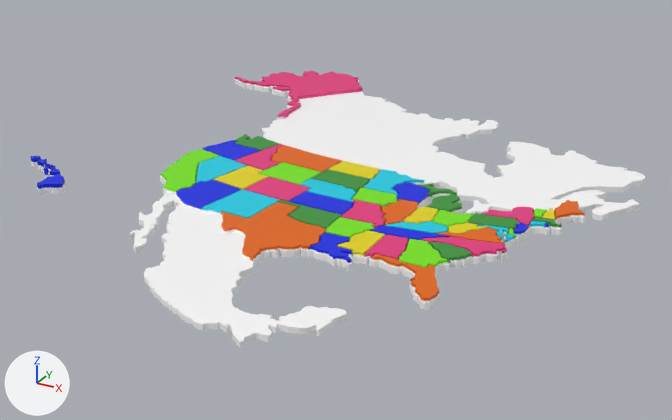
The Blender file Assets/3D_Models/Map.blend: old version first, new version second.
Before and after are seen from a camera (50 mm lens) standing at (43.8, -76.8, 39.5) and looking at (-3.1, 8.5, -3.1). Arrows for +X, +Y and +Z are at lower left; the lights stay in place.
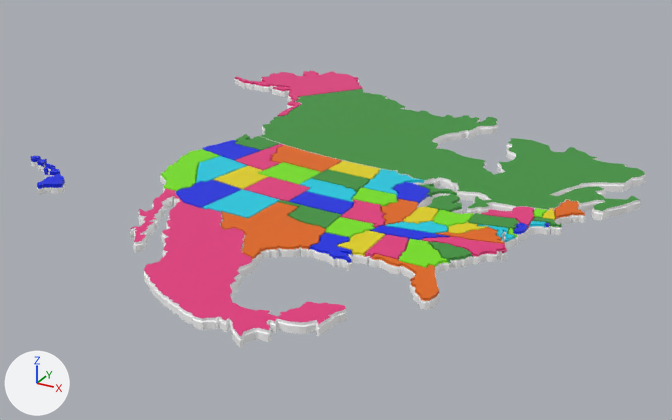
Diff of the bpy script that builds the scene:
```diff
--- a/Assets/3D_Models/Map.blend.py
+++ b/Assets/3D_Models/Map.blend.py
@@ me_cube @@
 # used by ob_cube; location = (0.0, 0.0, 0.42); scale = (2.23, 2.23, 2.23)
-me_cube.from_pydata(...)  # 18693 vertices, 15235 faces; spans x -16.5..12.8, y -11.6..20.5, z 0.0..0.5
+me_cube.from_pydata(...)  # 20775 vertices, 17317 faces; spans x -16.5..12.8, y -11.6..20.5, z 0.0..0.5
+# me_cube part 1: 1083 vertices added at x -9.8..12.8, y 2.7..17.7, z 0.3..0.5
+# me_cube part 2: 999 vertices added at x -7.6..5.5, y -11.6..-1.9, z 0.3..0.5
 me_cube.materials.append(mat_material_014)
```

Changed parts and their boxes (x1, y1, x2, y2) in the pictures (672 x 420 px):
'Cube', reshaped: before (31, 71, 645, 349); after (31, 71, 646, 349)
part 1 of me_cube, added (green): after (260, 89, 646, 215)
part 2 of me_cube, added (pink): after (130, 188, 347, 342)
